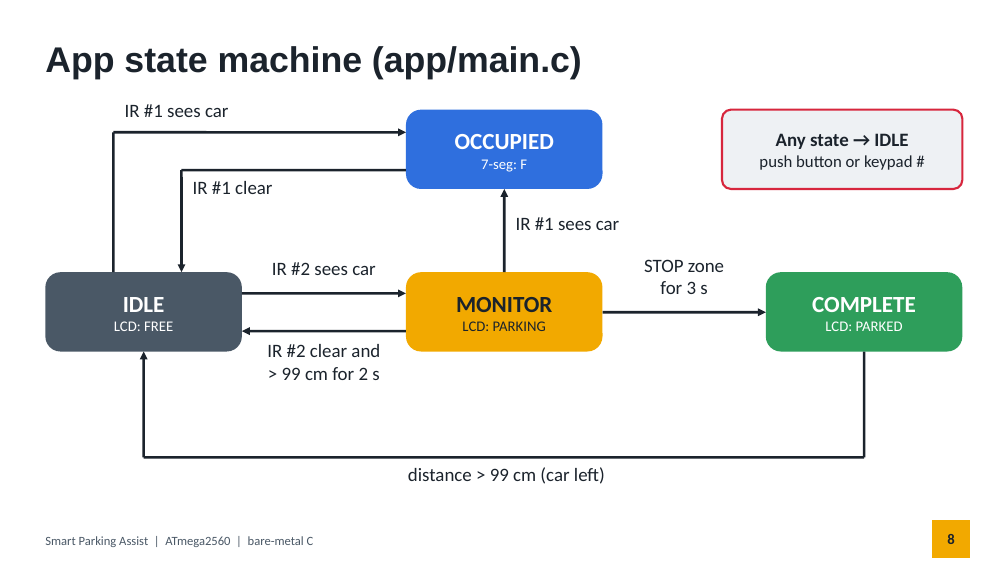
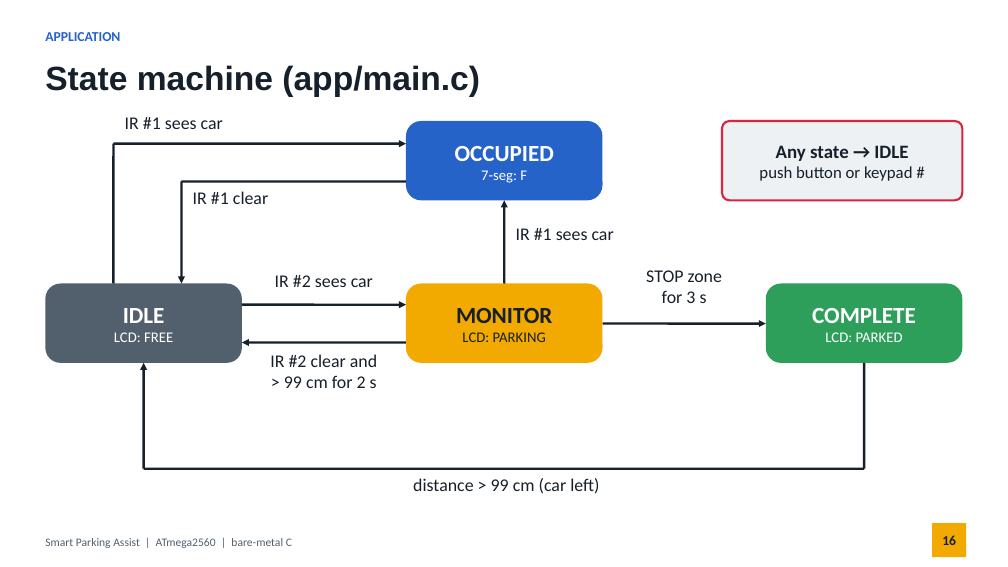
Before and after one commit to ponmudimr/atmega2560-baremetal-drivers, a slide deck: slide 16 of docs/Smart_Parking_Presentation.pptx (slide 8 before the commit). Drawn at 1008x567 pixels with LibreOffice and Linux fonts; fonts in the diff are those of the drawing. Boxes give left, top, right and bottom in pixels: in the first picture for what was removed or moved away, otherwise in the second. Text is boxed around its words. In the diff, an @@ line names an element or a change of style, - is before the commit and + after.

Commit message:
Add t_lcd_song test and update Smart Parking presentation

```diff
--- a/docs/Smart_Parking_Presentation.pptx
+++ b/docs/Smart_Parking_Presentation.pptx
@@ text added at bbox=[45, 32, 120, 41], 13 pt, text #2563C9, bold @@
+APPLICATION
@@ title at bbox=[45, 65, 480, 97]: text changed; size 34 to 32 pt; text colour #1B232C to #16202A @@
-App state machine (app/main.c)
+State machine (app/main.c)
@@ size 18 to 17 pt, text colour #1B232C to #16202A in 7 elements at bbox=[270, 354, 377, 388], bbox=[413, 478, 599, 494], bbox=[646, 270, 722, 303], bbox=[193, 191, 268, 204], bbox=[516, 228, 614, 240], bbox=[275, 275, 373, 287], bbox=[125, 117, 223, 129] @@
@@ text "IR #1 sees car": place and size @@
-text "IR #1 sees car" at bbox=[125, 104, 228, 117]
+text "IR #1 sees car" at bbox=[125, 117, 223, 129]
@@ line (113, 284) - (113, 144): stroke #1B232C 2.5 pt to #16202A 2.25 pt @@
@@ arrow (113, 144) - (406, 144): stroke #1B232C 2.5 pt to #16202A 2.25 pt @@
@@ rounded rectangle at bbox=[406, 121, 603, 200]: fill #2F6FDE to #2563C9 @@
@@ text "Any state → IDLE" at bbox=[759, 145, 913, 181]: text colour #1B232C to #16202A @@
@@ rounded rectangle at bbox=[722, 121, 963, 200]: proportions changed @@
@@ line (406, 181) - (181, 181): stroke #1B232C 2.5 pt to #16202A 2.25 pt @@
@@ arrow (181, 181) - (181, 284): stroke #1B232C 2.5 pt to #16202A 2.25 pt @@
@@ arrow (504, 284) - (504, 200): stroke #1B232C 2.5 pt to #16202A 2.25 pt @@
@@ rounded rectangle at bbox=[45, 284, 242, 363]: fill #4A5866 to #52606D @@
@@ text "IR #2 sees car": place and size @@
-text "IR #2 sees car" at bbox=[272, 262, 375, 275]
+text "IR #2 sees car" at bbox=[275, 275, 373, 287]
@@ text "MONITOR" at bbox=[456, 308, 552, 342]: text colour #1B232C to #16202A @@
@@ arrow (242, 305) - (406, 305): stroke #1B232C 2.5 pt to #16202A 2.25 pt @@
@@ arrow (603, 324) - (766, 324): stroke #1B232C 2.5 pt to #16202A 2.25 pt @@
@@ arrow (406, 343) - (242, 343): stroke #1B232C 2.5 pt to #16202A 2.25 pt @@
@@ 10 texts, 7 arrows, 5 rounded rectangles, 4 lines: place and size @@
-10 texts, 7 arrows, 5 rounded rectangles, 4 lines at bbox=[45, 110, 963, 484]
+10 texts, 7 arrows, 5 rounded rectangles, 4 lines at bbox=[45, 121, 963, 494]
@@ arrow (144, 469) - (144, 363): stroke #1B232C 2.5 pt to #16202A 2.25 pt @@
@@ line (864, 363) - (864, 469): stroke #1B232C 2.5 pt to #16202A 2.25 pt @@
@@ line (864, 469) - (144, 469): stroke #1B232C 2.5 pt to #16202A 2.25 pt @@
@@ text "Smart Parking Assist | ATmega2560 ..." at bbox=[45, 538, 292, 548]: size 12 to 11 pt, text colour #4A5866 to #52606D @@
@@ rectangle: place and size @@
-rectangle at bbox=[932, 520, 970, 558]
+rectangle at bbox=[932, 523, 966, 557]
@@ page number added at bbox=[942, 535, 956, 545], 13 pt, text #16202A, bold @@
+16
@@ page number removed at bbox=[947, 534, 954, 544] @@
-8
```
Also in this commit, not shown: 8 other slides changed, 11 slides added, 3 slides removed, 2 other files.
